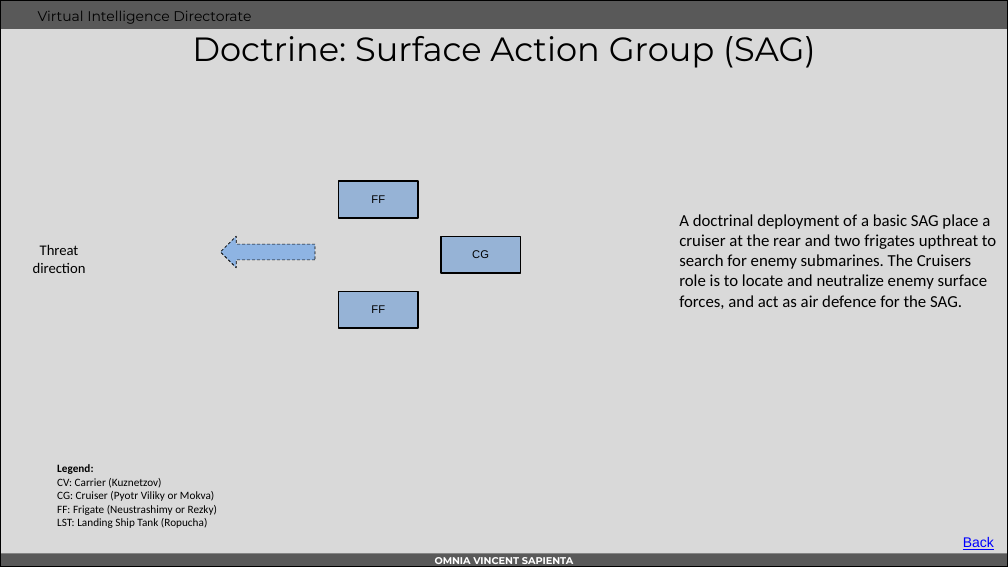
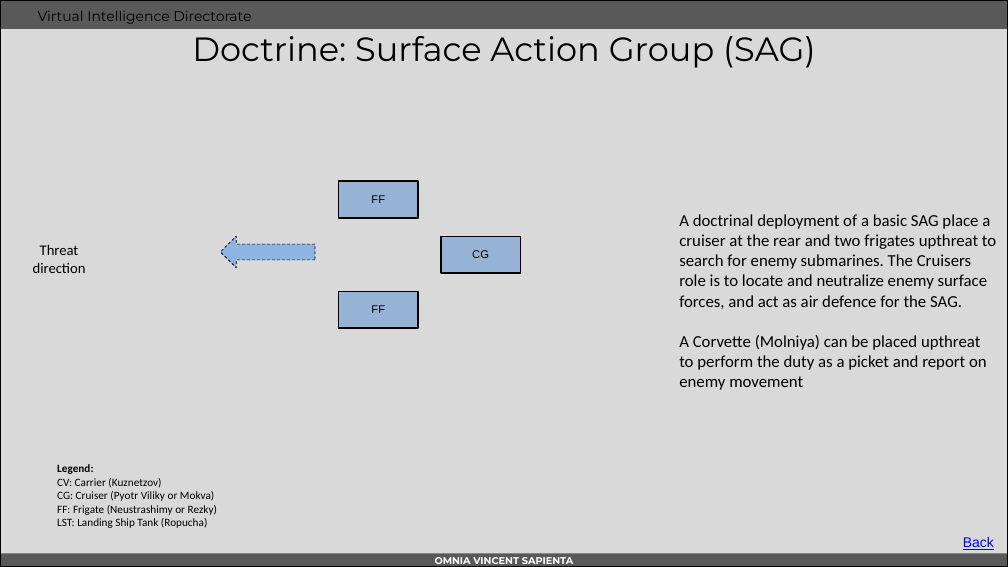
Before and after one commit to 132nd-vWing/OPAT-background, a slide deck: slide 5 of INTEL/VID/WIP/INTREP VID OPAC-004 - Notian Navy.pptx (slide 4 before the commit). Drawn at 1008x567 pixels with LibreOffice and Linux fonts; fonts in the diff are those of the drawing; background and template pictures are left out. Boxes give left, top, right and bottom in pixels: in the first picture for what was removed or moved away, otherwise in the second. Text is boxed around its words. In the diff, an @@ line names an element or a change of style, - is before the commit and + after.

```diff
--- a/INTEL/VID/WIP/INTREP VID OPAC-004 - Notian Navy.pptx
+++ b/INTEL/VID/WIP/INTREP VID OPAC-004 - Notian Navy.pptx
@@ text at (679, 335, 987, 390): paragraph added @@
+A Corvette (Molniya) can be placed upthreat to perform the duty as a picket and report on enemy movement
```
Also in this commit, not shown: 2 other slides changed, 2 slides added, 2 slides removed, 5 other files.
